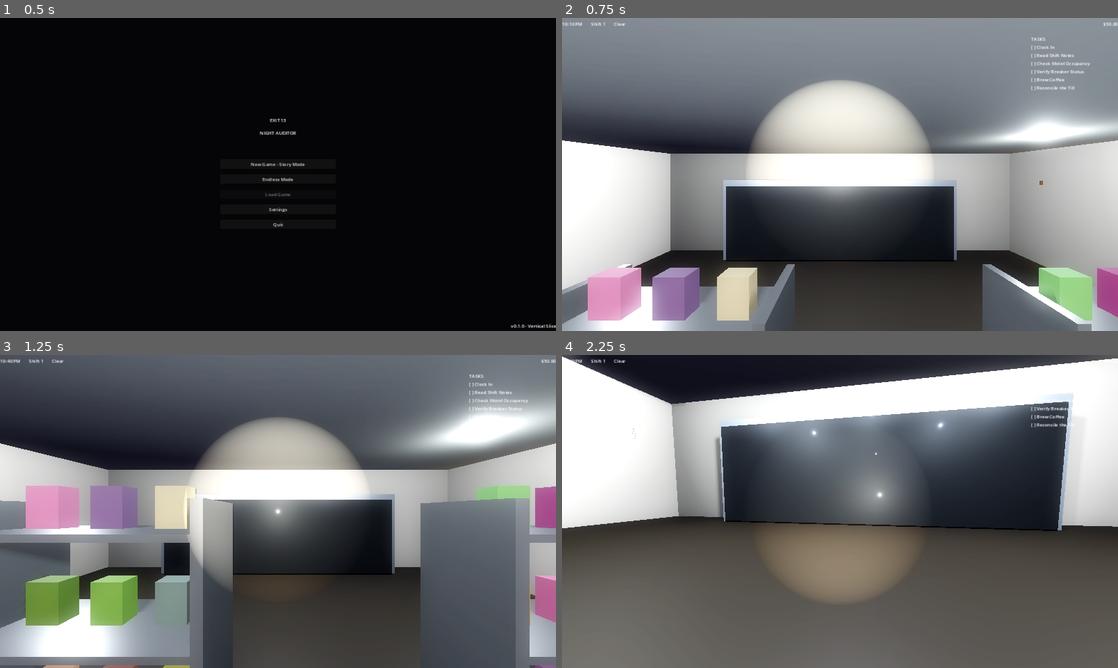
Above: before the commit, frames 1-4 (two rows, left to right).
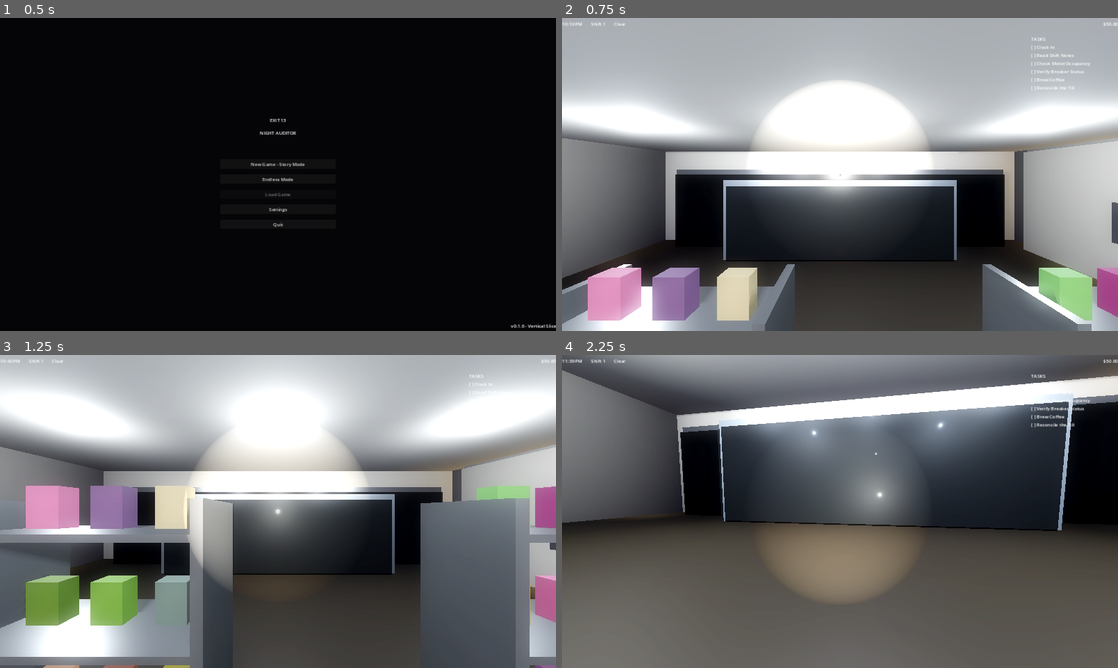
Above: after the commit, the same moments.

Repository: dolfrizzlersigma-crypto/e
Game: Godot game, scene res://scenes/ui/main_menu.tscn
The game is run twice, just before and just after one commit, with the same random seed, the same clock (stepped at 60 frames per second) and the same inputs.
Inputs (mouse positions are in pixels of both pictures, inside the frame that each line leads up to):
- Up to frame 1 (0.5 s): no input
- Up to frame 2 (0.75 s): click "New Game - Story Mode" at 0.5 s
- Up to frame 3 (1.25 s): no input
- Up to frame 4 (2.25 s): move the mouse to (867, 511) at 1.27 s; hold Ctrl (crouch) 1.28-2.03 s; hold W (move_forward) from 1.28 s (still down); click (867, 511) at 1.42 s; move the mouse to (812, 511) at 2.02 s; tap F (flashlight) at 2.1 s

Frame 1 is identical in both runs. In frame 2, 56% of the frame differs, in the area x 0-100%, y 0-87%; in frame 3, 40%; in frame 4, 27%.
Error after the commit: Parse Error: Cannot infer the type of "to_player" variable because the value doesn't have a set type. (res://scripts/systems/door_system.gd:80)

Commit message:
Fix door interaction, z-fighting floor, HUD crosshair, and init timing
- Replace Node3D with DoorSystem in _add_door_frame() so doors are
  interactive with collision shapes for raycast detection
- Remove duplicate ground/shop/motel/pump meshes from service_plaza.tscn
  that overlapped with EnvironmentBuilder-generated geometry causing
  z-fighting floor artifacts
- Remove WorldBoundaryShape3D infinite collision plane (EnvironmentBuilder
  ground already has trimesh collision)
- Generate crosshair texture programmatically in HUD since TextureRect
  had no texture assigned
- Defer hud.set_player() to ensure HUD @onready variables are initialized
- Clean up _apply_environment_materials() to only reference nodes that
  still exist in the scene

Agent-Logs-Url: https://github.com/dolfrizzlersigma-crypto/e/sessions/f81214f7-e662-40e4-8886-1a90faed87cc

Co-authored-by: dolfrizzlersigma-crypto <269368616+dolfrizzlersigma-crypto@users.noreply.github.com>

Diff:
--- a/project/scenes/levels/service_plaza.tscn
+++ b/project/scenes/levels/service_plaza.tscn
@@ -43,36 +43,11 @@
 volumetric_fog_density = 0.025
 volumetric_fog_albedo = Color(0.12, 0.12, 0.15, 1)
 
-[sub_resource type="PlaneMesh" id="PlaneMesh_ground"]
-size = Vector2(100, 100)
-subdivide_width = 10
-subdivide_depth = 10
-
-[sub_resource type="WorldBoundaryShape3D" id="WorldBoundaryShape3D_ground"]
-
-[sub_resource type="BoxMesh" id="BoxMesh_shopfloor"]
-size = Vector3(10, 0.1, 12)
-
-[sub_resource type="BoxMesh" id="BoxMesh_shopwall"]
-size = Vector3(10, 3, 0.2)
-
-[sub_resource type="BoxMesh" id="BoxMesh_shopwall_side"]
-size = Vector3(0.2, 3, 12)
-
 [sub_resource type="BoxMesh" id="BoxMesh_counter"]
 size = Vector3(3, 1, 0.8)
 
 [sub_resource type="BoxShape3D" id="BoxShape3D_counter"]
 size = Vector3(3, 1, 0.8)
-
-[sub_resource type="BoxMesh" id="BoxMesh_motelfloor"]
-size = Vector3(20, 0.1, 8)
-
-[sub_resource type="BoxMesh" id="BoxMesh_motelwall"]
-size = Vector3(20, 3, 0.2)
-
-[sub_resource type="BoxMesh" id="BoxMesh_pump"]
-size = Vector3(0.8, 1.2, 0.5)
 
 [sub_resource type="BoxMesh" id="BoxMesh_car"]
 size = Vector3(2, 1.3, 4.5)
@@ -126,36 +101,8 @@
 shadow_bias = 0.03
 directional_shadow_max_distance = 80.0
 
-[node name="Ground" type="StaticBody3D" parent="Environment"]
-
-[node name="GroundMesh" type="MeshInstance3D" parent="Environment/Ground"]
-mesh = SubResource("PlaneMesh_ground")
-
-[node name="GroundShape" type="CollisionShape3D" parent="Environment/Ground"]
-shape = SubResource("WorldBoundaryShape3D_ground")
-
 [node name="ShopBuilding" type="Node3D" parent="Environment"]
 transform = Transform3D(1, 0, 0, 0, 1, 0, 0, 0, 1, 0, 0, 0)
-
-[node name="ShopFloor" type="MeshInstance3D" parent="Environment/ShopBuilding"]
-transform = Transform3D(1, 0, 0, 0, 1, 0, 0, 0, 1, 0, 0.01, 0)
-mesh = SubResource("BoxMesh_shopfloor")
-
-[node name="ShopWallBack" type="MeshInstance3D" parent="Environment/ShopBuilding"]
-transform = Transform3D(1, 0, 0, 0, 1, 0, 0, 0, 1, 0, 1.5, -6)
-mesh = SubResource("BoxMesh_shopwall")
-
-[node name="ShopWallLeft" type="MeshInstance3D" parent="Environment/ShopBuilding"]
-transform = Transform3D(1, 0, 0, 0, 1, 0, 0, 0, 1, -5, 1.5, 0)
-mesh = SubResource("BoxMesh_shopwall_side")
-
-[node name="ShopWallRight" type="MeshInstance3D" parent="Environment/ShopBuilding"]
-transform = Transform3D(1, 0, 0, 0, 1, 0, 0, 0, 1, 5, 1.5, 0)
-mesh = SubResource("BoxMesh_shopwall_side")
-
-[node name="ShopCeiling" type="MeshInstance3D" parent="Environment/ShopBuilding"]
-transform = Transform3D(1, 0, 0, 0, 1, 0, 0, 0, 1, 0, 3, 0)
-mesh = SubResource("BoxMesh_shopfloor")
 
 [node name="Counter" type="StaticBody3D" parent="Environment/ShopBuilding"]
 transform = Transform3D(1, 0, 0, 0, 1, 0, 0, 0, 1, 0, 0, 3)
@@ -197,14 +144,6 @@
 [node name="MotelBuilding" type="Node3D" parent="Environment"]
 transform = Transform3D(1, 0, 0, 0, 1, 0, 0, 0, 1, 15, 0, -5)
 
-[node name="MotelFloor" type="MeshInstance3D" parent="Environment/MotelBuilding"]
-transform = Transform3D(1, 0, 0, 0, 1, 0, 0, 0, 1, 0, 0.01, 0)
-mesh = SubResource("BoxMesh_motelfloor")
-
-[node name="MotelHallway" type="MeshInstance3D" parent="Environment/MotelBuilding"]
-transform = Transform3D(1, 0, 0, 0, 1, 0, 0, 0, 1, 0, 1.5, -3)
-mesh = SubResource("BoxMesh_motelwall")
-
 [node name="MotelLight" type="OmniLight3D" parent="Environment/MotelBuilding"]
 transform = Transform3D(1, 0, 0, 0, 1, 0, 0, 0, 1, 0, 2.5, 0)
 light_color = Color(1, 0.85, 0.6, 1)
@@ -215,10 +154,6 @@
 
 [node name="FuelForecourt" type="Node3D" parent="Environment"]
 transform = Transform3D(1, 0, 0, 0, 1, 0, 0, 0, 1, 0, 0, 15)
-
-[node name="PumpIsland" type="MeshInstance3D" parent="Environment/FuelForecourt"]
-transform = Transform3D(1, 0, 0, 0, 1, 0, 0, 0, 1, 0, 0.6, 0)
-mesh = SubResource("BoxMesh_pump")
 
 [node name="CanopyLight" type="OmniLight3D" parent="Environment/FuelForecourt"]
 transform = Transform3D(1, 0, 0, 0, 1, 0, 0, 0, 1, 0, 4, 0)
--- a/project/scripts/environment/environment_builder.gd
+++ b/project/scripts/environment/environment_builder.gd
@@ -945,22 +945,34 @@
 
 
 func _add_door_frame(parent: Node3D, door_name: String, pos: Vector3, y_rot: float) -> void:
-	var frame := Node3D.new()
-	frame.name = door_name
-	frame.position = pos
-	frame.rotation_degrees.y = y_rot
+	var door := DoorSystem.new()
+	door.name = door_name
+	door.position = pos
+	door.rotation_degrees.y = y_rot
+	door.door_id = door_name
+	door.is_locked = false
+	door.auto_close_delay = 5.0
+
+	# Add collision shape so InteractRay can detect the door
+	var col_shape := CollisionShape3D.new()
+	col_shape.name = "DoorCollision"
+	var box_shape := BoxShape3D.new()
+	box_shape.size = Vector3(1.0, 2.1, 0.15)
+	col_shape.shape = box_shape
+	col_shape.position = Vector3(0, 1.05, 0)
+	door.add_child(col_shape)
 
 	var frame_top := _create_box("FrameTop", Vector3(1.2, 0.1, 0.15), Vector3(0, 2.15, 0), mat_wood)
-	frame.add_child(frame_top)
+	door.add_child(frame_top)
 	var frame_left := _create_box("FrameLeft", Vector3(0.1, 2.1, 0.15), Vector3(-0.55, 1.05, 0), mat_wood)
-	frame.add_child(frame_left)
+	door.add_child(frame_left)
 	var frame_right := _create_box("FrameRight", Vector3(0.1, 2.1, 0.15), Vector3(0.55, 1.05, 0), mat_wood)
-	frame.add_child(frame_right)
+	door.add_child(frame_right)
 	var door_panel := _create_box("DoorPanel", Vector3(0.9, 2.05, 0.05), Vector3(0, 1.025, 0), mat_wood)
-	frame.add_child(door_panel)
+	door.add_child(door_panel)
 
 	# Door handle
 	var handle := _create_box("Handle", Vector3(0.08, 0.03, 0.08), Vector3(0.35, 1.0, 0.05), mat_metal)
-	frame.add_child(handle)
-
-	parent.add_child(frame)
+	door.add_child(handle)
+
+	parent.add_child(door)
--- a/project/scripts/environment/service_plaza.gd
+++ b/project/scripts/environment/service_plaza.gd
@@ -46,8 +46,8 @@
 	_collect_light_references()
 	_enhance_environment_details()
 
-	# Set HUD player reference
-	hud.set_player(player)
+	# Set HUD player reference (deferred to ensure HUD's @onready nodes are ready)
+	hud.call_deferred("set_player", player)
 
 	# Setup new systems with player reference
 	spatial_audio.setup(player)
@@ -465,16 +465,7 @@
 
 
 func _apply_environment_materials() -> void:
-	_apply_mesh_material("Environment/Ground/GroundMesh", _make_detail_material(Color(0.08, 0.08, 0.09), 0.95, 0.05))
-	_apply_mesh_material("Environment/ShopBuilding/ShopFloor", _make_detail_material(Color(0.24, 0.22, 0.18), 0.65, 0.12))
-	_apply_mesh_material("Environment/ShopBuilding/ShopWallBack", _make_detail_material(Color(0.67, 0.64, 0.6), 0.92, 0.03))
-	_apply_mesh_material("Environment/ShopBuilding/ShopWallLeft", _make_detail_material(Color(0.67, 0.64, 0.6), 0.92, 0.03))
-	_apply_mesh_material("Environment/ShopBuilding/ShopWallRight", _make_detail_material(Color(0.67, 0.64, 0.6), 0.92, 0.03))
-	_apply_mesh_material("Environment/ShopBuilding/ShopCeiling", _make_detail_material(Color(0.78, 0.78, 0.74), 0.9, 0.01))
 	_apply_mesh_material("Environment/ShopBuilding/Counter/CounterMesh", _make_detail_material(Color(0.32, 0.26, 0.2), 0.55, 0.18))
-	_apply_mesh_material("Environment/MotelBuilding/MotelFloor", _make_detail_material(Color(0.24, 0.18, 0.15), 0.88, 0.02))
-	_apply_mesh_material("Environment/MotelBuilding/MotelHallway", _make_detail_material(Color(0.55, 0.48, 0.42), 0.87, 0.05))
-	_apply_mesh_material("Environment/FuelForecourt/PumpIsland", _make_detail_material(Color(0.52, 0.52, 0.5), 0.84, 0.08))
 	_apply_mesh_material("Environment/PhantomCar/CarBody", _make_detail_material(Color(0.12, 0.12, 0.16), 0.28, 0.7))
 
 
--- a/project/scripts/ui/hud.gd
+++ b/project/scripts/ui/hud.gd
@@ -5,6 +5,7 @@
 
 # --- Node References ---
 @onready var root_control: Control = $Control
+@onready var crosshair: TextureRect = $Control/Crosshair
 @onready var time_label: Label = $Control/TopBar/TimeLabel
 @onready var shift_label: Label = $Control/TopBar/ShiftLabel
 @onready var weather_label: Label = $Control/TopBar/WeatherLabel
@@ -21,6 +22,9 @@
 
 
 func _ready() -> void:
+	# Generate crosshair texture programmatically
+	_generate_crosshair()
+
 	# Connect to dialogue system
 	DialogueManager.line_displayed.connect(_on_dialogue_line)
 	DialogueManager.choice_presented.connect(_on_choices_presented)
@@ -183,3 +187,28 @@
 		if obj.get("type") == "optional":
 			label.modulate = Color(0.7, 0.7, 0.7)
 		objective_list.add_child(label)
+
+
+func _generate_crosshair() -> void:
+	if crosshair == null:
+		return
+	# Create a 16x16 crosshair image
+	var img := Image.create(16, 16, false, Image.FORMAT_RGBA8)
+	img.fill(Color(0, 0, 0, 0))
+	var center := 8
+	var color := Color(1.0, 1.0, 1.0, 0.8)
+	# Horizontal line
+	for x in range(5, 12):
+		if x == center:
+			continue
+		img.set_pixel(x, center, color)
+	# Vertical line
+	for y in range(5, 12):
+		if y == center:
+			continue
+		img.set_pixel(center, y, color)
+	# Center dot
+	img.set_pixel(center, center, Color(1.0, 1.0, 1.0, 1.0))
+	var tex := ImageTexture.create_from_image(img)
+	crosshair.texture = tex
+	crosshair.expand_mode = TextureRect.EXPAND_KEEP_SIZE
Not shown: 1 places in project/scenes/levels/service_plaza.tscn that only renumber resources
